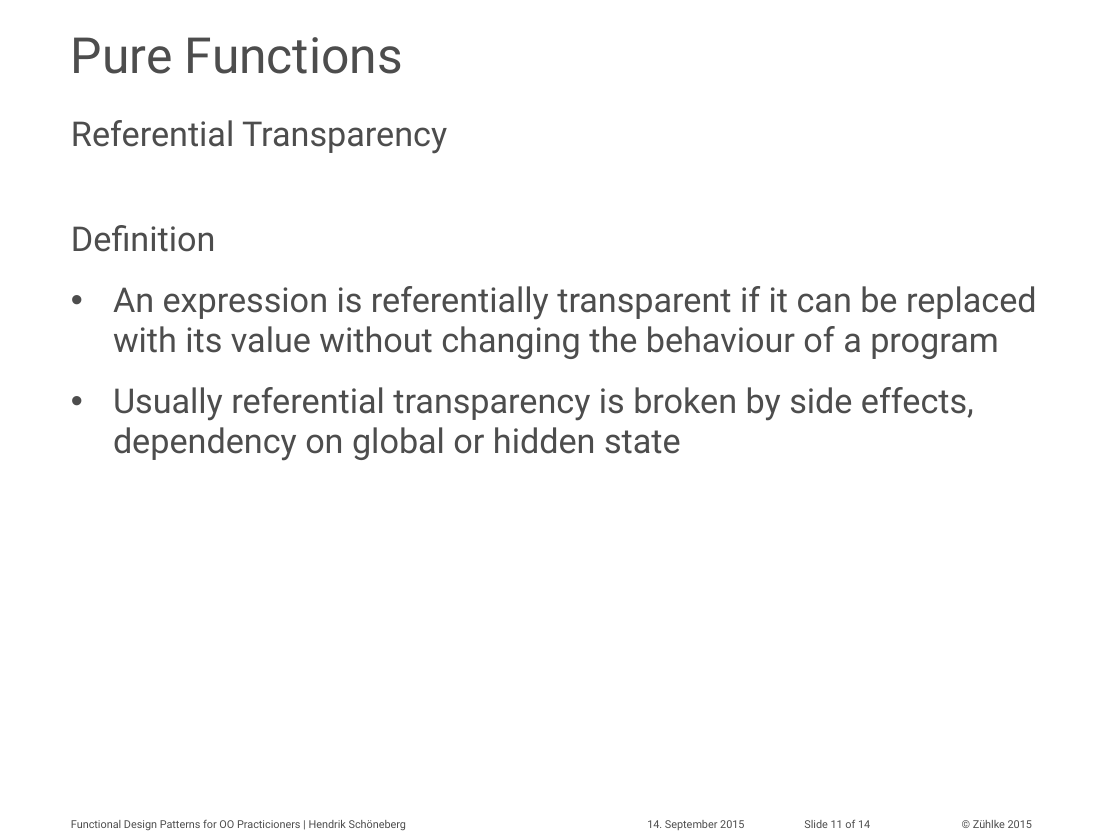
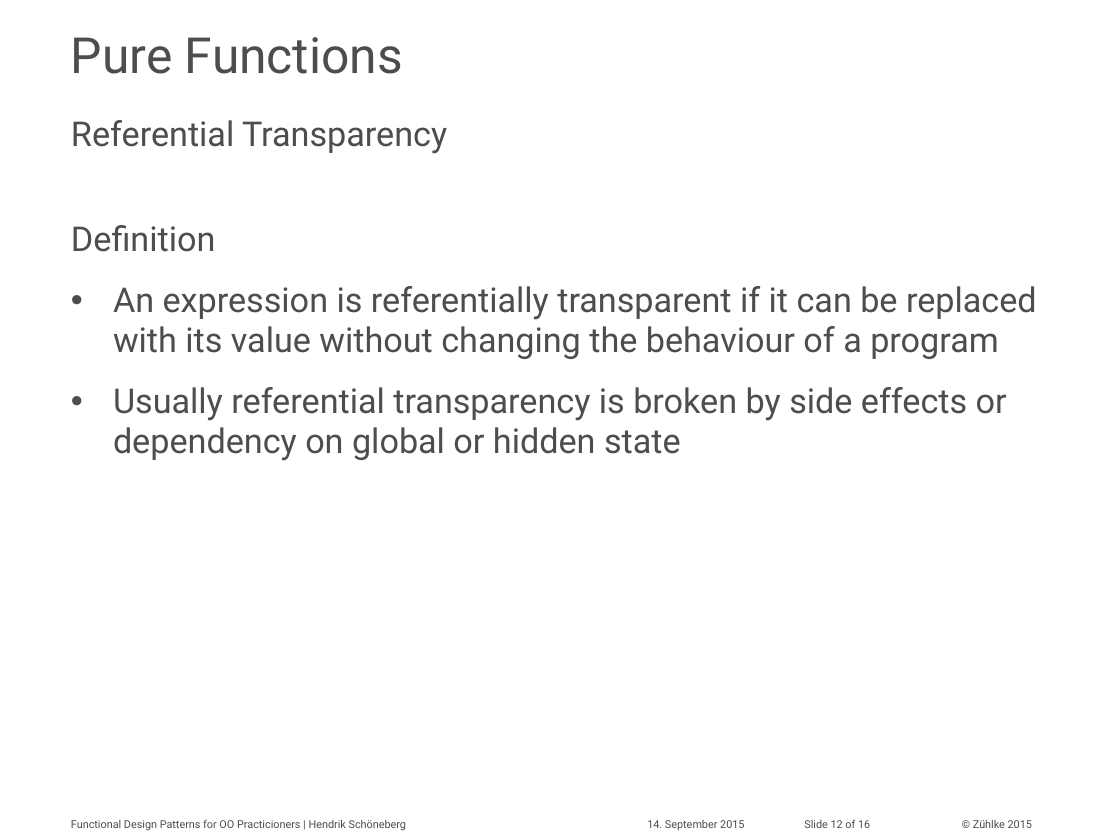
Before and after one commit to aax/zdays-fp-patterns, a slide deck: slide 12 of hesc_slides.pptx (slide 11 before the commit). Drawn at 1120x840 pixels with LibreOffice and Linux fonts; fonts in the diff are those of the drawing; background and template pictures are left out. Boxes give left, top, right and bottom in pixels: in the first picture for what was removed or moved away, otherwise in the second. Text is boxed around its words. In the diff, an @@ line names an element or a change of style, - is before the commit and + after.

```diff
--- a/hesc_slides.pptx
+++ b/hesc_slides.pptx
@@ text at <box>113,387,1007,461</box>: text changed @@
-• Usually referential transparency is broken by side effects, dependency on global or hidden state
+• Usually referential transparency is broken by side effects or dependency on global or hidden state
@@ text at <box>804,819,870,828</box>: text changed @@
-Slide 11 of 14
+Slide 12 of 16
```
Also in this commit, not shown: 5 other slides changed, 2 slides added, 5 other files.
